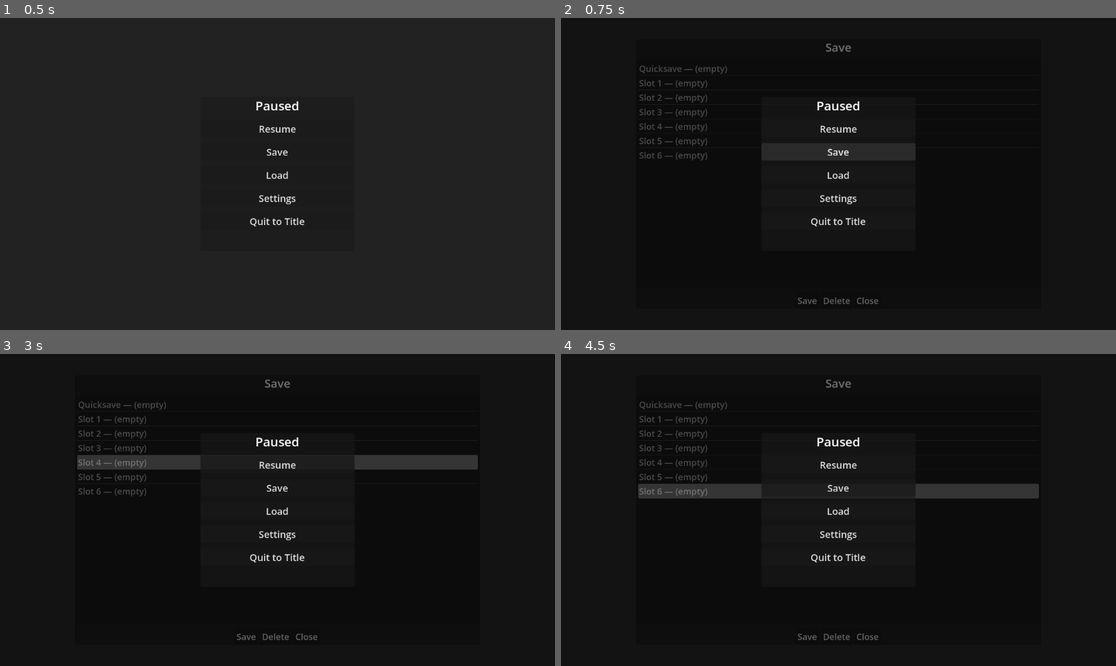
Above: before the commit, frames 1-4 (two rows, left to right).
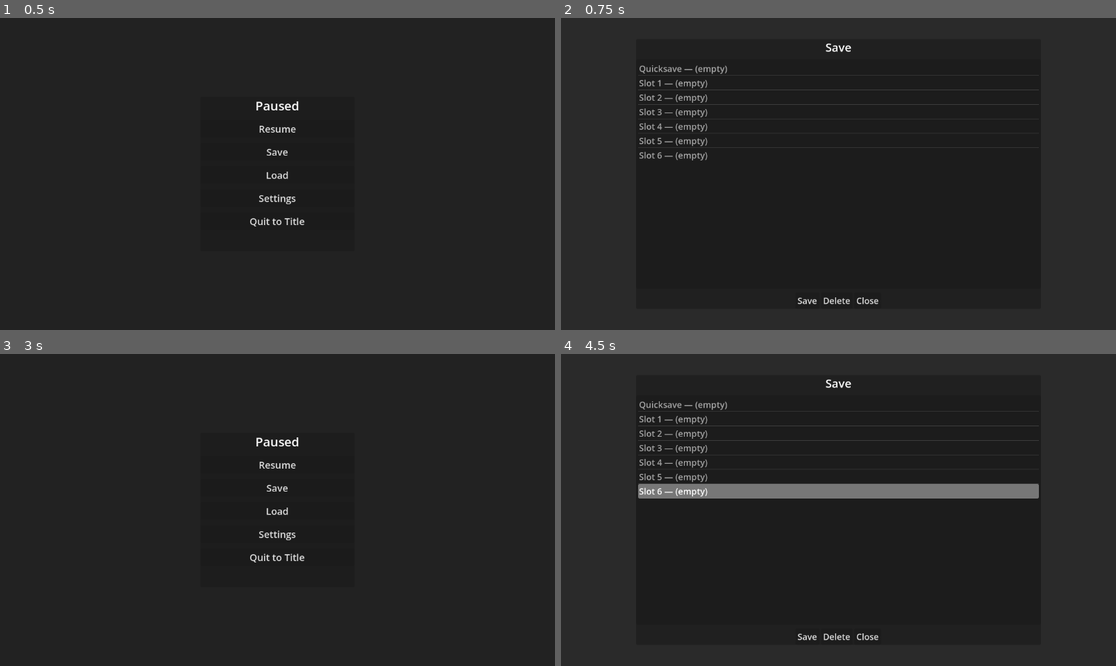
Above: after the commit, the same moments.

Repository: gatorpazz/open-world-game
Game: Godot game, scene res://scenes/ui/pause_menu.tscn
The game is run twice, just before and just after one commit, with the same random seed, the same clock (stepped at 60 frames per second) and the same inputs. This scene is started directly instead of the project's main scene.
Inputs (mouse positions are in pixels of both pictures, inside the frame that each line leads up to):
- Up to frame 1 (0.5 s): no input
- Up to frame 2 (0.75 s): click "Save" at 0.5 s
- Up to frame 3 (3 s): click (277, 510) at 1.25 s, where only the run before the commit has a clickable "Load"; click (277, 534) at 2 s, where only the run before the commit has a clickable "Settings"; click "Resume" (after the commit: "Close") at 2.75 s
- Up to frame 4 (4.5 s): click "Save" at 3.5 s; move the mouse to (960, 494) at 4.27 s; hold D (move_right) from 4.28 s (still down); hold T (rest) from 4.28 s (still down); click (960, 494) at 4.42 s

Frame 1 is identical in both runs. In frame 2, 2.3% of the frame differs, in the area x 13-87%, y 8-92%; in frame 3, 0.5%; in frame 4, 5.5%.

Commit message:
fix: pause menu shows through its sub-panels
The SaveLoadPanel / SettingsPanel are translucent overlays, so the pause
menu's own buttons bled through behind them (the menu "sat under" the
option just picked). Hide the pause menu's Dim while a sub-panel is up
and restore it when the sub-panel closes.

test_pause_menu: opening a sub-panel hides the menu; closing it restores
the menu. 704 tests green.

Co-Authored-By: Claude Opus 4.8 (1M context) <noreply@anthropic.com>

Diff:
--- a/scripts/ui/pause_menu.gd
+++ b/scripts/ui/pause_menu.gd
@@ -13,6 +13,7 @@
 var _slots: SaveLoadPanel = null
 var _settings: SettingsPanel = null
 
+@onready var dim: ColorRect = $Dim
 @onready var resume_button: Button = $Dim/Panel/Layout/Resume
 @onready var save_button: Button = $Dim/Panel/Layout/Save
 @onready var load_button: Button = $Dim/Panel/Layout/Load
@@ -51,6 +52,7 @@
 func open_slots(mode: SaveLoadPanel.Mode) -> void:
 	if _slots != null:
 		return
+	dim.hide()  # the sub-panel is a translucent overlay; hide our menu behind it
 	_slots = SAVE_LOAD_SCENE.instantiate()
 	add_child(_slots)
 	_slots.closed.connect(_on_slots_closed)
@@ -60,12 +62,14 @@
 
 func _on_slots_closed() -> void:
 	_slots = null
+	dim.show()
 
 
 ## Opens the settings sub-panel (spec 025). Idempotent while one is up.
 func open_settings() -> void:
 	if _settings != null:
 		return
+	dim.hide()  # the sub-panel is a translucent overlay; hide our menu behind it
 	_settings = SETTINGS_SCENE.instantiate()
 	add_child(_settings)
 	_settings.closed.connect(_on_settings_closed)
@@ -74,6 +78,7 @@
 
 func _on_settings_closed() -> void:
 	_settings = null
+	dim.show()
 
 
 ## A slot was chosen to load: hand off to Game (it defers the scene swap) and
--- a/tests/scenes/test_pause_menu.gd
+++ b/tests/scenes/test_pause_menu.gd
@@ -54,6 +54,19 @@
 	_menu.open()
 	_menu.open_slots(SaveLoadPanel.Mode.SAVE)
 	assert_not_null(_sub_panel(), "a SaveLoadPanel sub-panel opened")
+	assert_false(_menu.dim.visible, "the menu hides behind the sub-panel")
+
+
+func test_closing_a_sub_panel_restores_the_menu() -> void:
+	_menu.open()
+	_menu.open_settings()
+	assert_false(_menu.dim.visible, "the menu is hidden while settings are up")
+
+	for child: Node in _menu.get_children():
+		if child is SettingsPanel:
+			(child as SettingsPanel).close()
+
+	assert_true(_menu.dim.visible, "the menu reappears when the sub-panel closes")
 
 
 func test_open_slots_is_idempotent() -> void:
